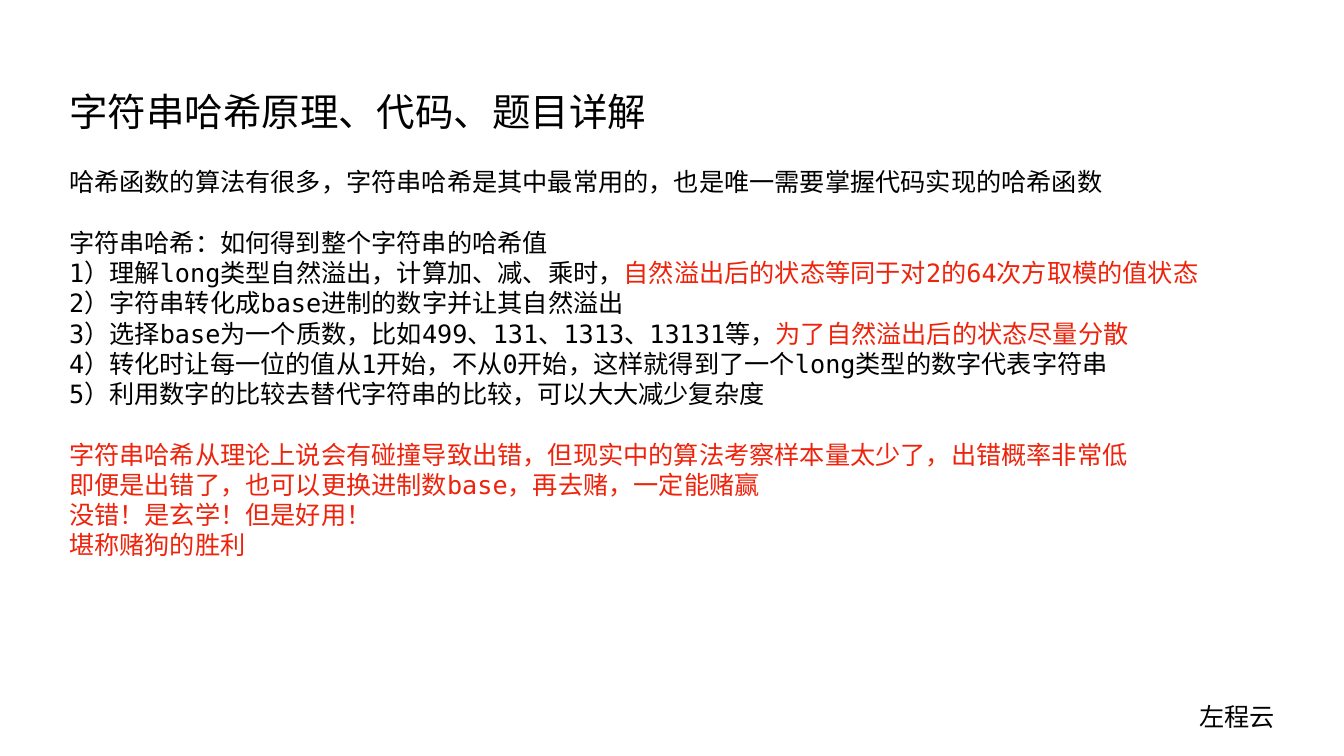
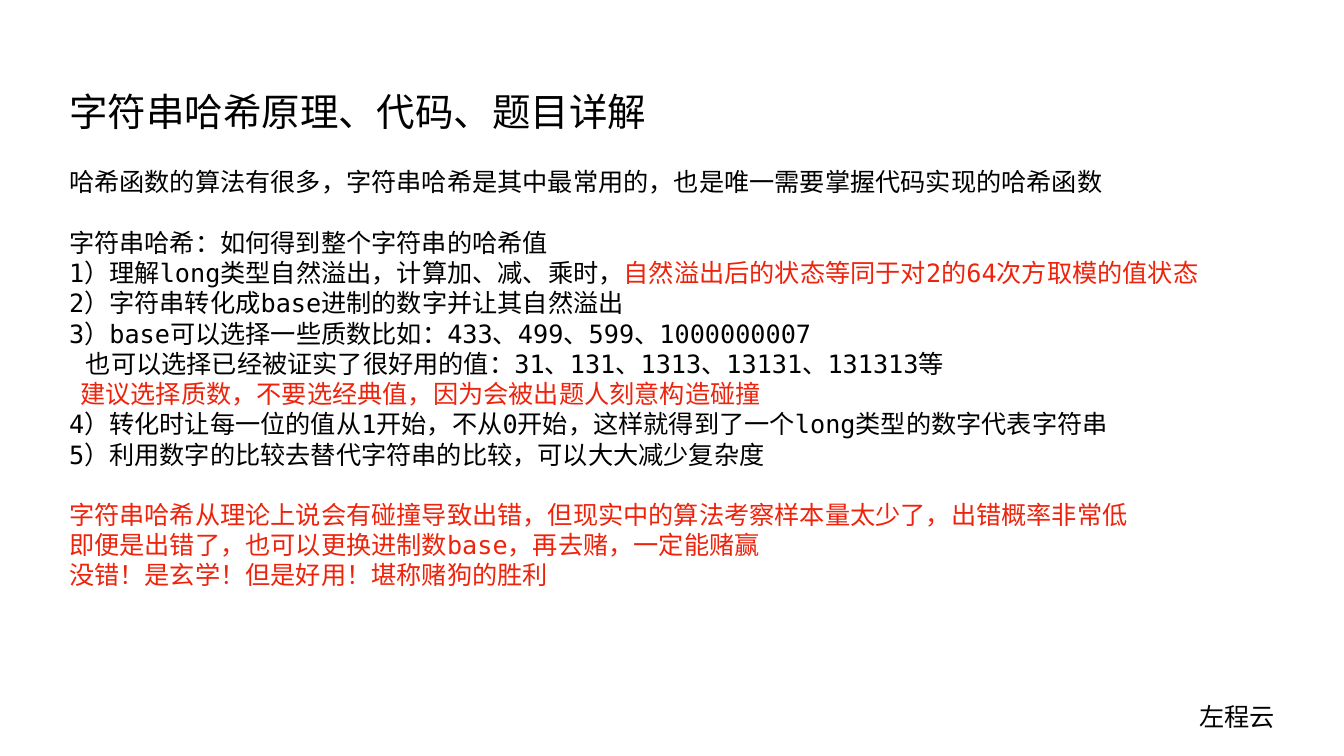
Before and after one commit to algorithmzuo/algorithm-journey, a slide deck: slide 3 of ppt/算法讲解105【扩展】字符串哈希原理、代码、题目详解.pptx. Drawn at 1344x756 pixels with LibreOffice and Linux fonts; fonts in the diff are those of the drawing. Boxes give left, top, right and bottom in pixels: in the first picture for what was removed or moved away, otherwise in the second. Text is boxed around its words. In the diff, an @@ line names an element or a change of style, - is before the commit and + after.

Commit message:
modify code

```diff
--- a/ppt/算法讲解105【扩展】字符串哈希原理、代码、题目详解.pptx
+++ b/ppt/算法讲解105【扩展】字符串哈希原理、代码、题目详解.pptx
@@ text at (69,322,944,406): text changed @@
-3）选择base为一个质数，比如499、131、1313、13131等，为了自然溢出后的状态尽量分散
+3）base可以选择一些质数比如：433、499、599、1000000007
+也可以选择已经被证实了很好用的值：31、131、1313、13131、131313等
+建议选择质数，不要选经典值，因为会被出题人刻意构造碰撞
@@ text at (69,562,548,586): text changed @@
-没错！是玄学！但是好用！
-堪称赌狗的胜利
+没错！是玄学！但是好用！堪称赌狗的胜利
```
